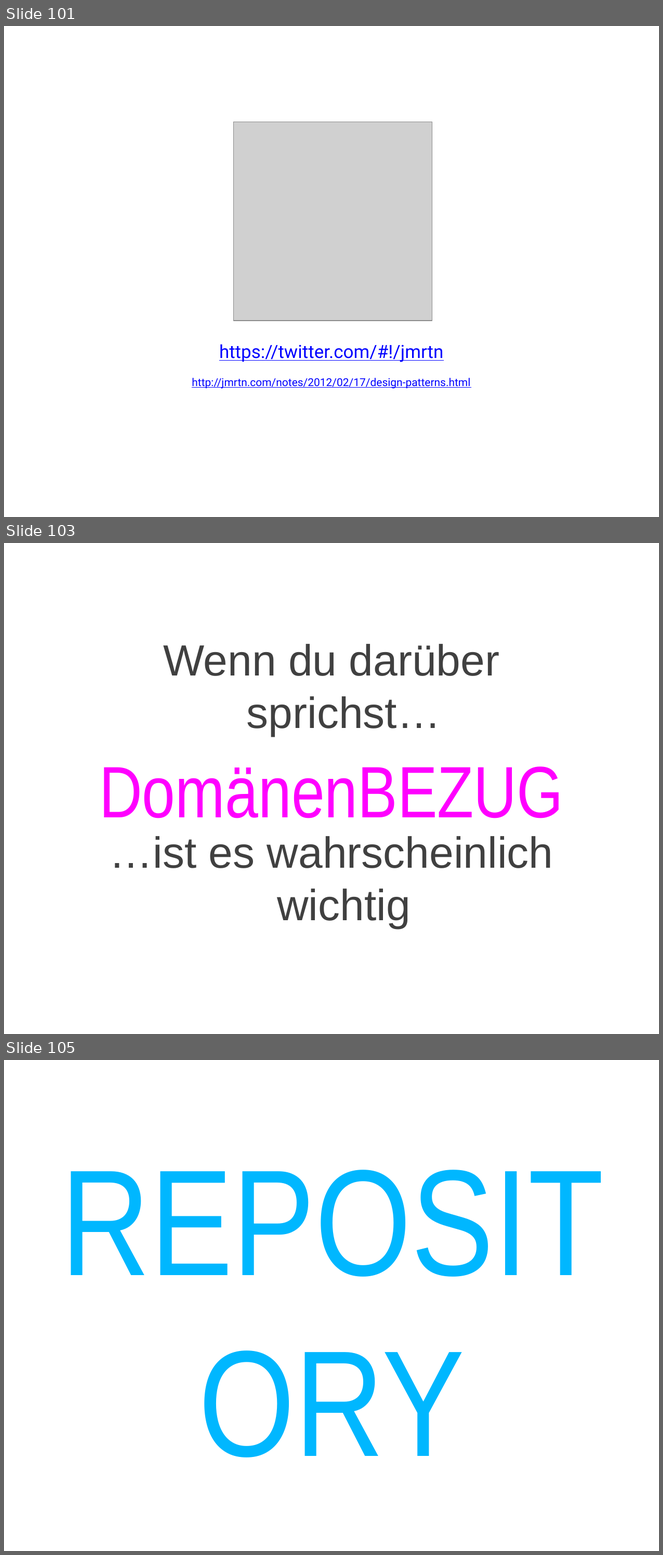
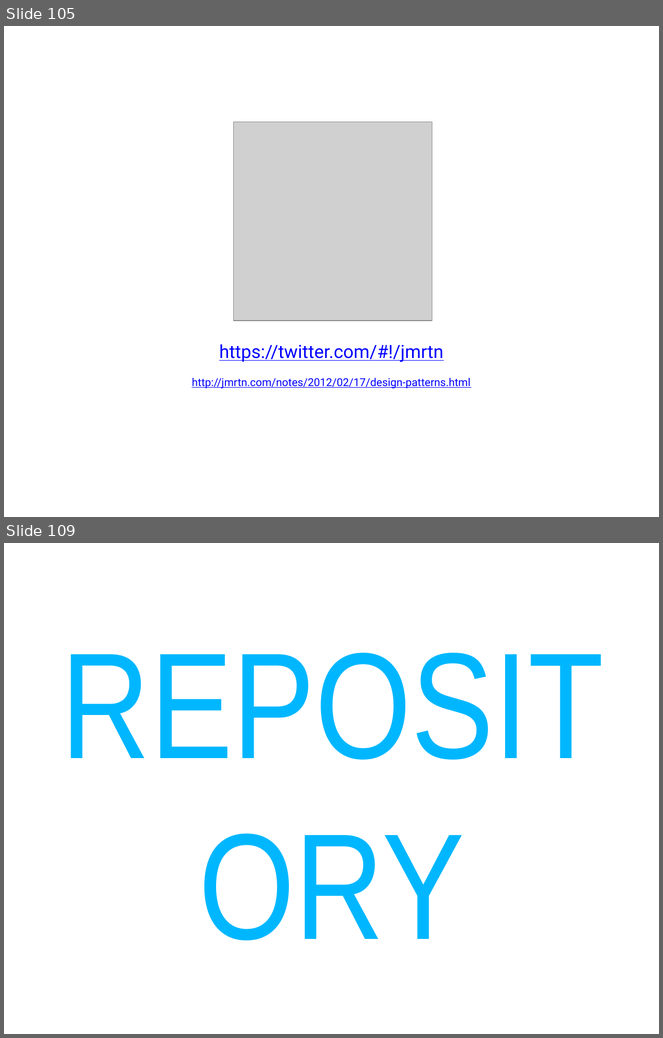
Before and after one commit to cessor/empathiccode, a slide deck: WeaselWords-DotnetDevCon.pptx. Shown one above the other, each under a label of ours: slides 101, 103 and 105 before the commit, slides 105 and 109 after it; the slides between them are not shown. The pictures are 663x1555 and 663x1038 pixels, drawn with LibreOffice and Linux fonts; fonts in the diff are those of the drawing; grey boxes stand for pictures. Boxes give left, top, right and bottom in pixels: in the first picture for what was removed or moved away, otherwise in the second. Text is boxed around its words. In the diff, an @@ line names an element or a change of style, - is before the commit and + after.

```diff
--- a/WeaselWords-DotnetDevCon.pptx
+++ b/WeaselWords-DotnetDevCon.pptx
@@ slide 103 removed at (x1=4, y1=543, x2=659, y2=1034), background #FFFFFF @@
@@ text removed at (x1=163, y1=644, x2=500, y2=736) @@
-Wenn du darüber sprichst…
@@ title removed at (x1=99, y1=767, x2=563, y2=819) @@
-DomänenBEZUG
@@ text removed at (x1=110, y1=836, x2=554, y2=929) @@
-…ist es wahrscheinlich wichtig
@@ what was slide 101 is now slide 105 @@
@@ what was slide 105 is now slide 109 @@
```
Also in this commit, not shown: 1 slide changed, 16 slides added, 4 other slides removed.
